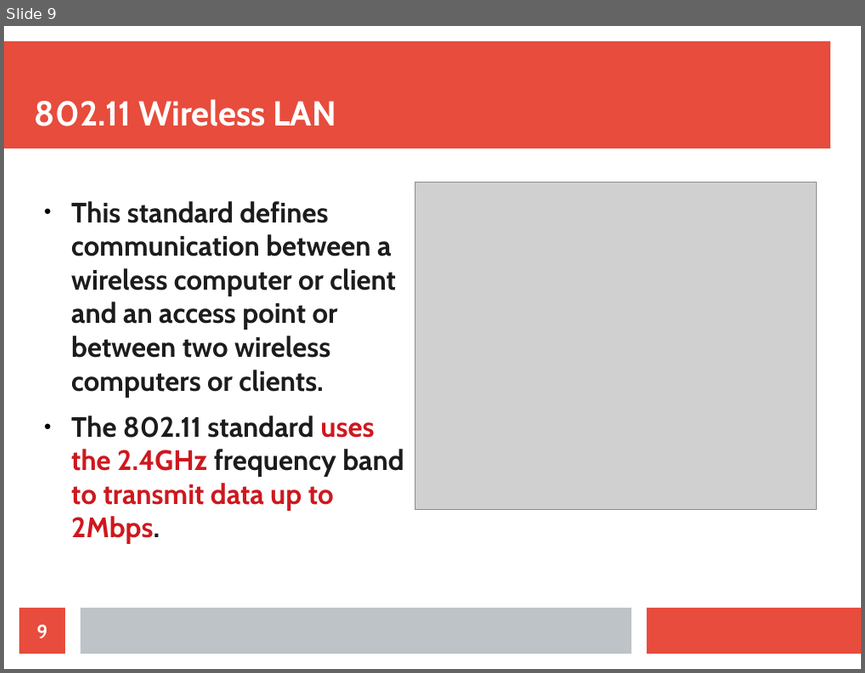
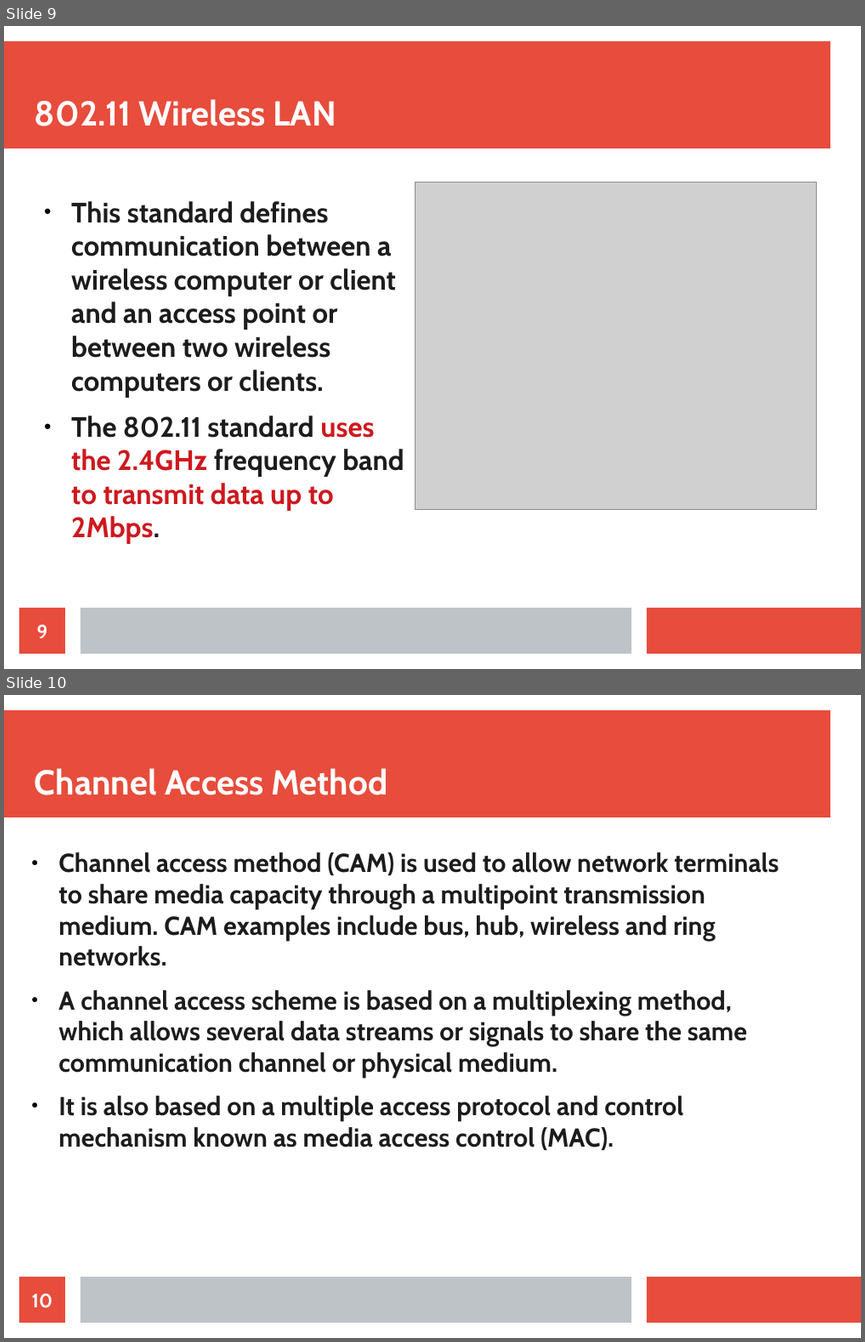
Before and after one commit to sunil11101/CN_Presentation_Section_C, a slide deck: CN PRESENTATION.odp. Shown one above the other, each under a label of ours: slide 9 before the commit, slides 9 and 10 after it. The pictures are 865x673 and 865x1342 pixels, drawn with LibreOffice and Linux fonts; fonts in the diff are those of the drawing; grey boxes stand for pictures. Boxes give left, top, right and bottom in pixels: in the first picture for what was removed or moved away, otherwise in the second. Text is boxed around its words. In the diff, an @@ line names an element or a change of style, - is before the commit and + after.

```diff
--- a/CN PRESENTATION.odp
+++ b/CN PRESENTATION.odp
@@ slide 10 added at (x1=4, y1=695, x2=861, y2=1338), background #FFFFFF; not listed: 3 template elements that a slide beside it also shows @@
@@ title added at (x1=35, y1=768, x2=388, y2=795), 32 pt, text #FFFFFF, bold @@
+Channel Access Method
@@ text added at (x1=58, y1=852, x2=778, y2=1150), 24.1 pt, text #1C1C1C, bold @@
+● Channel access method (CAM) is used to allow network terminals to share media capacity through a multipoint transmission medium. CAM examples include bus, hub, wireless and ring networks.
+● A channel access scheme is based on a multiplexing method, which allows several data streams or signals to share the same communication channel or physical medium.
+● It is also based on a multiple access protocol and control mechanism known as media access control (MAC).
@@ page number added at (x1=19, y1=1276, x2=65, y2=1322), fill #E74C3C, 18 pt, text #FFFFFF, bold @@
+10
```
Also in this commit, not shown: 2 other slides added, 1 other file.
